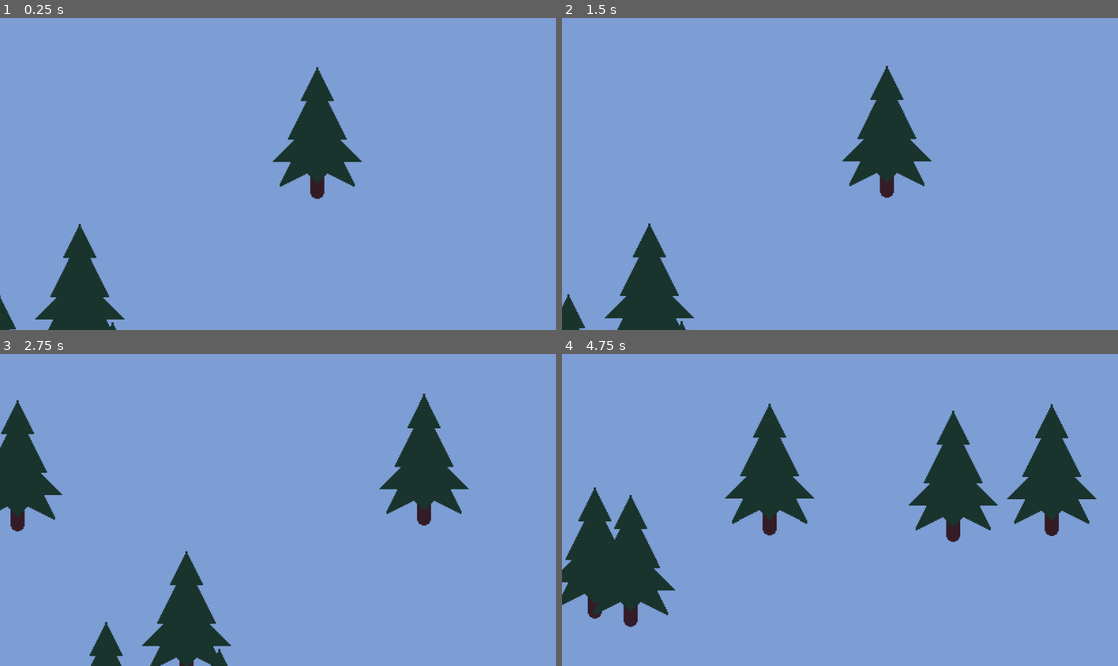
Above: before the commit, frames 1-4 (two rows, left to right).
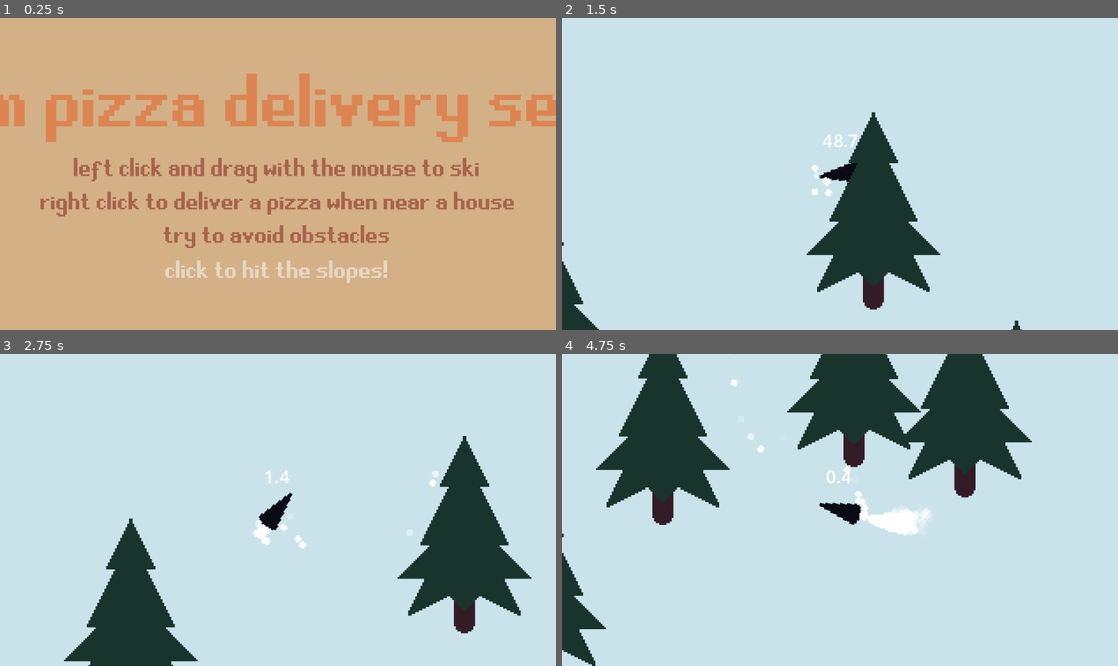
Above: after the commit, the same moments.

Repository: SpeakWithPlants/ld53
Game: Godot game, scene res://scenes/main.tscn
Two runs of this game, one before a commit and one after it. Both use one fixed random seed, a clock stepped at 60 frames per second and the inputs below.
Inputs (mouse positions are in pixels of both pictures, inside the frame that each line leads up to):
- Up to frame 1 (0.25 s): no input
- Up to frame 2 (1.5 s): tap Enter at 0.5, 1.25 s; move the mouse to (962, 158) at 0.52 s; press the mouse at (962, 158) at 0.53 s; right-click (962, 158) at 0.8 s; move the mouse to (728, 189) at 1.27 s; release the mouse at (728, 189) at 1.28 s; right-click (728, 189) at 1.35 s
- Up to frame 3 (2.75 s): click (166, 525) at 1.55 s; tap Enter at 2 s; move the mouse to (333, 441) at 2.02 s; press the mouse at (333, 441) at 2.03 s; right-click (333, 441) at 2.3 s
- Up to frame 4 (4.75 s): tap Enter at 2.75, 3.5, 4.25 s; move the mouse to (812, 572) at 2.77 s; release the mouse at (812, 572) at 2.78 s; right-click (812, 572) at 2.85 s; click (812, 572) at 3.05 s; move the mouse to (1006, 556) at 3.52 s; press the mouse at (1006, 556) at 3.53 s; right-click (1006, 556) at 3.8 s; move the mouse to (673, 463) at 4.27 s; release the mouse at (673, 463) at 4.28 s; right-click (673, 463) at 4.35 s; click (673, 463) at 4.55 s

The runs differ from the first frame. In frame 1, 100% of the frame differs, in the area x 0-100%, y 0-100%; in frame 2, 99%; in frame 3, 99%; in frame 4, 99%.

Commit message:
Fixed ui animations

Diff:
--- a/project.godot
+++ b/project.godot
@@ -20,7 +20,7 @@
 window/size/viewport_width=948
 window/size/viewport_height=533
 window/size/mode=2
-window/stretch/scale=2.0
+window/stretch/scale=3.0
 
 [filesystem]
 
--- a/scenes/delivery_ping.gd
+++ b/scenes/delivery_ping.gd
@@ -1,7 +1,7 @@
 extends Node2D
 
-const max_point_value = 250.0
-const bonus_point_value = 50.0
+const max_point_value = 100.0
+const bonus_point_value = 10.0
 
 var point_value = max_point_value
 
--- a/scenes/delivery_ping.tscn
+++ b/scenes/delivery_ping.tscn
@@ -57,7 +57,7 @@
 theme_override_colors/font_outline_color = Color(0, 0.741176, 0.627451, 1)
 theme_override_constants/outline_size = 8
 theme_override_fonts/font = ExtResource("2_cwcd4")
-theme_override_font_sizes/font_size = 64
+theme_override_font_sizes/font_size = 48
 text = "+200"
 horizontal_alignment = 1
 vertical_alignment = 1
--- /dev/null
+++ b/scenes/flag.tscn
@@ -0,0 +1,9 @@
+[gd_scene load_steps=2 format=3 uid="uid://v7kmg5u22awo"]
+
+[ext_resource type="Texture2D" uid="uid://cwjam6u1td5sa" path="res://assets/sprites/flag.png" id="1_evlgw"]
+
+[node name="flag" type="Node2D"]
+
+[node name="sprite" type="Sprite2D" parent="."]
+position = Vector2(10, -27)
+texture = ExtResource("1_evlgw")
--- a/scenes/house.gd
+++ b/scenes/house.gd
@@ -1,12 +1,16 @@
 extends StaticBody2D
 
 const delivery_ping_scn = preload("res://scenes/delivery_ping.tscn")
+const collision_penalty = 50
+
+var ui
 
 @onready var delivery_area = $delivery_area
 @onready var delivery_area_collider = $delivery_area/collider
 
 
 func _ready():
+	ui = get_tree().get_first_node_in_group("ui")
 	delivery_area.connect("body_entered", _on_delivery_area_body_entered)
 	delivery_area.connect("body_exited", _on_delivery_area_body_exited)
 	pass
@@ -14,16 +18,23 @@
 
 func _on_delivery(player):
 	delivery_area_collider.disabled = true
-	var ping_pos = (player.global_position + global_position) / 2.0
 	var dist = global_position.distance_to(player.global_position)
 	var dist_prop = dist / delivery_area_collider.shape.radius
 	var new_ping = delivery_ping_scn.instantiate()
 	var point_value = new_ping.max_point_value * (1.0 - dist_prop) + new_ping.bonus_point_value
 	new_ping.point_value = point_value
-	var ui = get_tree().get_first_node_in_group("ui")
 	add_child(new_ping)
 	new_ping.global_position = player.global_position
 	ui.add_score(point_value)
+	pass
+
+
+func _on_collision(_player):
+	var new_ping = delivery_ping_scn.instantiate()
+	new_ping.point_value = -collision_penalty
+	add_child(new_ping)
+	new_ping.global_position = global_position
+	ui.add_score(-collision_penalty)
 	pass
 
 
--- a/scenes/level.gd
+++ b/scenes/level.gd
@@ -6,10 +6,12 @@
 const tree_space = 60
 const fence_height = 32
 const endzone_height = 200
+const flag_space = 100
 const fence_scn = preload("res://scenes/fence.tscn")
 const tree_scn = preload("res://scenes/tree.tscn")
 const house_scn = preload("res://scenes/house.tscn")
 const endzone_scn = preload("res://scenes/endzone.tscn")
+const flag_scn = preload("res://scenes/flag.tscn")
 
 var noise
 var course_width
@@ -20,7 +22,6 @@
 func _ready():
 	noise = FastNoiseLite.new()
 	noise.noise_type = FastNoiseLite.TYPE_PERLIN
-	generate_level(10, 2.0)
 	pass
 
 
@@ -62,7 +63,7 @@
 	var x_start = -course_width / 2.0 + tree_space
 	var x_end = course_width / 2.0 - tree_space
 	for x in range(x_start, x_end, tree_space):
-		for y in range(0, course_length - house_space, tree_space * 2.0):
+		for y in range(house_space, course_length - house_space, tree_space * 2.0):
 			var noise_at_pos = noise.get_noise_2d(x, y)
 			var spawn_chance = noise_at_pos * tree_density
 			if randf() < spawn_chance:
@@ -78,6 +79,11 @@
 	new_endzone.set_corners(top_left, bottom_right)
 	add_child(new_endzone)
 	endzone = new_endzone
+	var flag_x = -course_width / 2.0
+	while flag_x < course_width / 2.0 - flag_space:
+		flag_x += flag_space
+		var flag_pos = Vector2(flag_x, top_left.y)
+		_add_flag_at(flag_pos)
 	pass
 
 
@@ -103,3 +109,10 @@
 	new_tree.global_position = pos
 	add_child(new_tree)
 	pass
+
+
+func _add_flag_at(pos):
+	var new_flag = flag_scn.instantiate()
+	new_flag.global_position = pos
+	add_child(new_flag)
+	pass
--- a/scenes/main.gd
+++ b/scenes/main.gd
@@ -1,12 +1,46 @@
 extends Node2D
 
+const player_scn = preload("res://scenes/player.tscn")
 const level_scn = preload("res://scenes/level.tscn")
+
+var player
+var level
+
+@onready var camera = $camera
+@onready var ui = $camera/ui
 
 
 func _ready():
-	var level = level_scn.instantiate()
+	pass
+
+
+func _process(_delta):
+	camera.global_position = Vector2.DOWN * 1000
+	if player != null:
+		camera.global_position = player.global_position
+	pass
+
+
+func _physics_process(_delta):
+	if Input.is_action_just_pressed("mouse_left") or Input.is_action_just_pressed("mouse_right"):
+		if ui != null and (ui.state == "start_screen" or ui.state == "replay_screen"):
+			start()
+			ui.reset()
+			ui.anim.play("hide_ui")
+			await ui.anim.animation_finished
+			player.halted = false
+			pass
+	pass
+
+
+func start():
+	player = player_scn.instantiate()
+	add_child(player)
+	if level != null:
+		level.queue_free()
+	level = level_scn.instantiate()
 	add_child(level)
-	await level.ready
+	await level.generate_level(10, 3.0)
 	level.endzone.connect("body_entered", _on_body_entered_endzone)
 	pass
 
@@ -14,5 +48,9 @@
 func _on_body_entered_endzone(body):
 	if body is Player:
 		# do finish here
+		ui.counting = false
+		body.halted = true
+		await get_tree().create_timer(1).timeout
+		ui.stop()
 		pass
 	pass
--- a/scenes/main.tscn
+++ b/scenes/main.tscn
@@ -1,27 +1,13 @@
-[gd_scene load_steps=5 format=3 uid="uid://citan4xh2bwjy"]
+[gd_scene load_steps=3 format=3 uid="uid://citan4xh2bwjy"]
 
 [ext_resource type="Script" path="res://scenes/main.gd" id="1_8di1l"]
-[ext_resource type="PackedScene" uid="uid://bxddehpx6jw55" path="res://scenes/player.tscn" id="2_73g8t"]
-[ext_resource type="PackedScene" uid="uid://b4fva8lsbck8o" path="res://scenes/level.tscn" id="3_7pqg3"]
 [ext_resource type="PackedScene" uid="uid://ck2oah7a38n8g" path="res://scenes/ui.tscn" id="4_rj67c"]
 
 [node name="main" type="Node2D"]
 y_sort_enabled = true
 script = ExtResource("1_8di1l")
 
-[node name="level" parent="." instance=ExtResource("3_7pqg3")]
+[node name="camera" type="Camera2D" parent="."]
 
-[node name="player" parent="." instance=ExtResource("2_73g8t")]
-
-[node name="camera" type="Camera2D" parent="player"]
-
-[node name="ui" parent="player/camera" groups=["ui"] instance=ExtResource("4_rj67c")]
-anchors_preset = 5
-anchor_left = 0.5
-anchor_right = 0.5
-anchor_bottom = 0.0
-offset_top = -251.0
-offset_bottom = -251.0
-grow_vertical = 1
-size_flags_horizontal = 4
-mouse_filter = 1
+[node name="ui" parent="camera" instance=ExtResource("4_rj67c")]
+z_index = 2
--- a/scenes/player.gd
+++ b/scenes/player.gd
@@ -2,6 +2,7 @@
 class_name Player
 
 signal deliver(player)
+signal obstacle_collision(player, obstacle)
 
 const max_speed = 850.0
 const gravity = 800.0
@@ -11,15 +12,21 @@
 
 var use_mouse = false
 var direction = Vector2.RIGHT
+var halted = true
+var recovering = false
 
 @onready var sprite = $sprite
 @onready var trail = $sprite/trail
 @onready var shred = $sprite/shred
 @onready var speed_label = $speed_label
+@onready var collider = $collider
+@onready var recover_timer = $recover_timer
 
 func _ready():
 	trail.emitting = false
 	shred.emitting = false
+	var ui = get_tree().get_first_node_in_group("ui")
+	connect("obstacle_collision", ui._on_obstacle_collision)
 	pass
 
 
@@ -32,6 +39,7 @@
 	_get_delivery_input()
 	_update_direction(delta)
 	_update_velocity(delta)
+	_handle_collisions()
 	move_and_slide()
 	pass
 
@@ -43,6 +51,12 @@
 
 
 func _update_direction(delta):
+	if halted:
+		if direction.dot(Vector2.RIGHT) > 0:
+			direction = Vector2.RIGHT
+		else:
+			direction = Vector2.LEFT
+		return
 	var target_direction = get_target_direction()
 	if target_direction == Vector2.ZERO:
 		target_direction = direction
@@ -60,6 +74,9 @@
 
 
 func _update_velocity(delta):
+	if halted:
+		velocity = velocity.move_toward(Vector2.ZERO, friction * 10.0 * delta)
+		return
 	var downhill_dot = direction.dot(Vector2.DOWN)
 	var downhill_multiplier = sign(downhill_dot) * sqrt(abs(downhill_dot))
 	var friction_multiplier = 1.0 - max(0.0, downhill_dot)
@@ -70,6 +87,21 @@
 	speed = move_toward(speed, 0, friction_multiplier * friction * delta)
 	speed = clamp(speed, -current_max_speed, current_max_speed)
 	velocity = velocity.move_toward(direction * speed, control * delta)
+	pass
+
+
+func _handle_collisions():
+	if velocity.length() > max_speed * 0.2 and recover_timer.is_stopped():
+		recovering = false
+	if recovering:
+		return
+	var collisions = get_slide_collision_count()
+	if collisions > 0:
+		recovering = true
+		recover_timer.stop()
+		recover_timer.start()
+		var obstacle = get_slide_collision(0).get_collider()
+		emit_signal("obstacle_collision", self, obstacle)
 	pass
 
 
--- a/scenes/player.tscn
+++ b/scenes/player.tscn
@@ -66,3 +66,6 @@
 
 [node name="collider" type="CollisionShape2D" parent="."]
 shape = SubResource("CircleShape2D_tu6w7")
+
+[node name="recover_timer" type="Timer" parent="."]
+one_shot = true
--- /dev/null
+++ b/scenes/tree.gd
@@ -0,0 +1,19 @@
+extends StaticBody2D
+
+const delivery_ping_scn = preload("res://scenes/delivery_ping.tscn")
+const collision_penalty = 20
+
+var ui
+
+func _ready():
+	ui = get_tree().get_first_node_in_group("ui")
+	pass
+
+
+func _on_collision(_player):
+	var new_ping = delivery_ping_scn.instantiate()
+	new_ping.point_value = -collision_penalty
+	add_child(new_ping)
+	new_ping.global_position = global_position
+	ui.add_score(-collision_penalty)
+	pass
--- a/scenes/tree.tscn
+++ b/scenes/tree.tscn
@@ -1,11 +1,13 @@
-[gd_scene load_steps=3 format=3 uid="uid://dflpnij7x854e"]
+[gd_scene load_steps=4 format=3 uid="uid://dflpnij7x854e"]
 
 [ext_resource type="Texture2D" uid="uid://blb7j4a6876ud" path="res://assets/sprites/tree.png" id="1_erjbg"]
+[ext_resource type="Script" path="res://scenes/tree.gd" id="1_i71vb"]
 
 [sub_resource type="CircleShape2D" id="CircleShape2D_k3e3k"]
 radius = 6.0
 
 [node name="tree" type="StaticBody2D"]
+script = ExtResource("1_i71vb")
 
 [node name="sprite" type="Sprite2D" parent="."]
 position = Vector2(0, -57)
--- a/scenes/ui.gd
+++ b/scenes/ui.gd
@@ -2,13 +2,23 @@
 
 const decay_rate = 5.0
 
+var state = "start_screen"
 var counting = false
 var total_score = 0
+var personal_best_score = 0
 var elapsed = 0
 
 @onready var total_score_label = $total_score_label
-@onready var end_score_label = $bg/end_screen/vbox/end_score
+@onready var end_screen = $end_screen
+@onready var end_score_label = $end_screen/vbox/end_score
+@onready var best_score_label = $end_screen/vbox/hbox/best_score
 @onready var anim = $anim
+
+
+func _ready():
+	end_screen.visible = false
+	anim.connect("animation_finished", _on_animation_finished)
+	pass
 
 
 func _process(delta):
@@ -22,13 +32,35 @@
 
 
 func add_score(score):
-	total_score += score
+	total_score = max(0, total_score + score)
 	pass
 
 
 func stop():
 	counting = false
 	elapsed = 0
-	end_score_label = "%d" % total_score
-	anim.play("show_ui")
+	end_score_label.text = "%d" % total_score
+	personal_best_score = max(personal_best_score, total_score)
+	best_score_label.text = "%d" % personal_best_score
+	anim.play("show_end_ui")
+	end_screen.visible = true
 	pass
+
+
+func reset():
+	total_score = 0
+	pass
+
+
+func _on_obstacle_collision(player, obstacle):
+	if obstacle.has_method("_on_collision"):
+		obstacle._on_collision(player)
+	pass
+
+
+func _on_animation_finished(anim_name):
+	if anim_name == "hide_ui":
+		state = "playing"
+	elif anim_name == "show_end_ui":
+		state = "replay_screen"
+	pass
--- a/scenes/ui.tscn
+++ b/scenes/ui.tscn
@@ -1,69 +1,61 @@
-[gd_scene load_steps=7 format=3 uid="uid://ck2oah7a38n8g"]
+[gd_scene load_steps=6 format=3 uid="uid://ck2oah7a38n8g"]
 
 [ext_resource type="FontFile" uid="uid://cfjpdm630h17s" path="res://assets/fonts/runescape_uf.ttf" id="1_1hrav"]
 [ext_resource type="Script" path="res://scenes/ui.gd" id="1_pl28k"]
 
+[sub_resource type="Animation" id="Animation_0i5cq"]
+resource_name = "hide_ui"
+length = 0.2
+tracks/0/type = "value"
+tracks/0/imported = false
+tracks/0/enabled = true
+tracks/0/path = NodePath("end_screen:position")
+tracks/0/interp = 1
+tracks/0/loop_wrap = true
+tracks/0/keys = {
+"times": PackedFloat32Array(0, 0.2),
+"transitions": PackedFloat32Array(0.5, 1),
+"update": 0,
+"values": [Vector2(-474, -266.5), Vector2(-474, 300)]
+}
+tracks/1/type = "value"
+tracks/1/imported = false
+tracks/1/enabled = true
+tracks/1/path = NodePath("start_screen:position")
+tracks/1/interp = 1
+tracks/1/loop_wrap = true
+tracks/1/keys = {
+"times": PackedFloat32Array(0, 0.2),
+"transitions": PackedFloat32Array(0.5, 1),
+"update": 0,
+"values": [Vector2(-474, -266.5), Vector2(-474, 300)]
+}
+
 [sub_resource type="Animation" id="Animation_jdl70"]
-resource_name = "show_ui"
+resource_name = "show_end_ui"
 length = 0.5
 tracks/0/type = "value"
 tracks/0/imported = false
 tracks/0/enabled = true
-tracks/0/path = NodePath("bg:position")
+tracks/0/path = NodePath("end_screen:position")
 tracks/0/interp = 1
 tracks/0/loop_wrap = true
 tracks/0/keys = {
 "times": PackedFloat32Array(0, 0.5),
 "transitions": PackedFloat32Array(0.5, 1),
 "update": 0,
-"values": [Vector2(0, 650), Vector2(0, 0)]
-}
-
-[sub_resource type="Animation" id="Animation_7jrvh"]
-length = 0.001
-tracks/0/type = "value"
-tracks/0/imported = false
-tracks/0/enabled = true
-tracks/0/path = NodePath("bg:position")
-tracks/0/interp = 1
-tracks/0/loop_wrap = true
-tracks/0/keys = {
-"times": PackedFloat32Array(0),
-"transitions": PackedFloat32Array(1),
-"update": 0,
-"values": [Vector2(0, 0)]
-}
-
-[sub_resource type="Animation" id="Animation_0i5cq"]
-resource_name = "hide_ui"
-length = 0.2
-tracks/0/type = "value"
-tracks/0/imported = false
-tracks/0/enabled = true
-tracks/0/path = NodePath("bg:position")
-tracks/0/interp = 1
-tracks/0/loop_wrap = true
-tracks/0/keys = {
-"times": PackedFloat32Array(0, 0.2),
-"transitions": PackedFloat32Array(0.5, 1),
-"update": 0,
-"values": [Vector2(0, 0), Vector2(0, 650)]
+"values": [Vector2(-474, 400), Vector2(-474, -266.5)]
 }
 
 [sub_resource type="AnimationLibrary" id="AnimationLibrary_uiq2r"]
 _data = {
-"RESET": SubResource("Animation_7jrvh"),
 "hide_ui": SubResource("Animation_0i5cq"),
-"show_ui": SubResource("Animation_jdl70")
-}
-
-[node name="ui" type="Control"]
+"show_end_ui": SubResource("Animation_jdl70")
+}
+
+[node name="ui" type="Control" groups=["ui"]]
 layout_mode = 3
-anchors_preset = 15
-anchor_right = 1.0
-anchor_bottom = 1.0
-grow_horizontal = 2
-grow_vertical = 2
+anchors_preset = 0
 script = ExtResource("1_pl28k")
 
 [node name="total_score_label" type="Label" parent="."]
@@ -71,42 +63,54 @@
 anchors_preset = 5
 anchor_left = 0.5
 anchor_right = 0.5
-offset_left = -20.0
-offset_right = 20.0
-offset_bottom = 67.0
+offset_left = -52.0
+offset_top = -156.0
+offset_right = 52.0
+offset_bottom = -89.0
 grow_horizontal = 2
 theme_override_colors/font_outline_color = Color(0.4, 0.603922, 0.545098, 1)
 theme_override_constants/outline_size = 8
 theme_override_fonts/font = ExtResource("1_1hrav")
-theme_override_font_sizes/font_size = 64
+theme_override_font_sizes/font_size = 48
 text = "1000"
 horizontal_alignment = 1
 vertical_alignment = 1
 
-[node name="bg" type="Node2D" parent="."]
-
-[node name="color_rect" type="ColorRect" parent="bg"]
-custom_minimum_size = Vector2(1500, 600)
-anchors_preset = 8
-anchor_left = 0.5
-anchor_top = 0.5
-anchor_right = 0.5
-anchor_bottom = 0.5
-offset_right = 948.0
-offset_bottom = 533.0
-grow_horizontal = 2
-grow_vertical = 2
-color = Color(0.490196, 0.619608, 0.831373, 1)
-
-[node name="end_screen" type="Control" parent="bg"]
-layout_mode = 3
-anchors_preset = 0
-offset_right = 948.0
-offset_bottom = 533.0
+[node name="end_screen" type="Control" parent="."]
+custom_minimum_size = Vector2(948, 533)
+layout_mode = 1
+anchors_preset = 8
+anchor_left = 0.5
+anchor_top = 0.5
+anchor_right = 0.5
+anchor_bottom = 0.5
+offset_left = -474.0
+offset_top = -266.5
+offset_right = 474.0
+offset_bottom = 266.5
+grow_horizontal = 2
+grow_vertical = 2
 size_flags_horizontal = 6
 size_flags_vertical = 6
-
-[node name="vbox" type="VBoxContainer" parent="bg/end_screen"]
+mouse_filter = 2
+
+[node name="color_rect" type="ColorRect" parent="end_screen"]
+custom_minimum_size = Vector2(1500, 600)
+layout_mode = 1
+anchors_preset = 8
+anchor_left = 0.5
+anchor_top = 0.5
+anchor_right = 0.5
+anchor_bottom = 0.5
+offset_left = -750.0
+offset_top = -300.0
+offset_right = 750.0
+offset_bottom = 300.0
+grow_horizontal = 2
+grow_vertical = 2
+color = Color(0.490196, 0.619608, 0.831373, 1)
+
+[node name="vbox" type="VBoxContainer" parent="end_screen"]
 layout_mode = 1
 anchors_preset = 8
 anchor_left = 0.5
@@ -120,21 +124,137 @@
 grow_horizontal = 2
 grow_vertical = 2
 
-[node name="end_text" type="Label" parent="bg/end_screen/vbox"]
-layout_mode = 2
-theme_override_colors/font_color = Color(0.694118, 0.85098, 1, 1)
-theme_override_fonts/font = ExtResource("1_1hrav")
-theme_override_font_sizes/font_size = 64
-text = "Your total score is:"
-horizontal_alignment = 1
-vertical_alignment = 1
-
-[node name="end_score" type="Label" parent="bg/end_screen/vbox"]
+[node name="end_text" type="Label" parent="end_screen/vbox"]
+layout_mode = 2
+theme_override_colors/font_color = Color(0.615686, 0.847059, 0.901961, 1)
+theme_override_fonts/font = ExtResource("1_1hrav")
+theme_override_font_sizes/font_size = 48
+text = "your score:"
+horizontal_alignment = 1
+vertical_alignment = 1
+
+[node name="end_score" type="Label" parent="end_screen/vbox"]
 layout_mode = 2
 theme_override_colors/font_color = Color(0.788235, 0.941176, 0.956863, 1)
 theme_override_fonts/font = ExtResource("1_1hrav")
-theme_override_font_sizes/font_size = 64
+theme_override_font_sizes/font_size = 48
 text = "1000"
+horizontal_alignment = 1
+vertical_alignment = 1
+
+[node name="hbox" type="HBoxContainer" parent="end_screen/vbox"]
+layout_mode = 2
+alignment = 1
+
+[node name="best_text" type="Label" parent="end_screen/vbox/hbox"]
+layout_mode = 2
+theme_override_colors/font_color = Color(0.901961, 0.756863, 0.611765, 1)
+theme_override_fonts/font = ExtResource("1_1hrav")
+theme_override_font_sizes/font_size = 16
+text = "personal best: "
+horizontal_alignment = 1
+vertical_alignment = 1
+
+[node name="best_score" type="Label" parent="end_screen/vbox/hbox"]
+layout_mode = 2
+theme_override_colors/font_color = Color(0.901961, 0.843137, 0.756863, 1)
+theme_override_fonts/font = ExtResource("1_1hrav")
+theme_override_font_sizes/font_size = 16
+text = "0"
+horizontal_alignment = 1
+vertical_alignment = 1
+
+[node name="end_prompt" type="Label" parent="end_screen/vbox"]
+layout_mode = 2
+theme_override_colors/font_color = Color(0.615686, 0.847059, 0.901961, 1)
+theme_override_fonts/font = ExtResource("1_1hrav")
+theme_override_font_sizes/font_size = 16
+text = "post your best score to compare with other players!"
+horizontal_alignment = 1
+vertical_alignment = 1
+
+[node name="end_prompt2" type="Label" parent="end_screen/vbox"]
+layout_mode = 2
+theme_override_colors/font_color = Color(0.901961, 0.756863, 0.611765, 1)
+theme_override_fonts/font = ExtResource("1_1hrav")
+theme_override_font_sizes/font_size = 16
+text = "click to play again"
+horizontal_alignment = 1
+vertical_alignment = 1
+
+[node name="start_screen" type="Control" parent="."]
+custom_minimum_size = Vector2(948, 533)
+layout_mode = 1
+anchors_preset = 8
+anchor_left = 0.5
+anchor_top = 0.5
+anchor_right = 0.5
+anchor_bottom = 0.5
+offset_left = -474.0
+offset_top = -266.5
+offset_right = 474.0
+offset_bottom = 266.5
+grow_horizontal = 2
+grow_vertical = 2
+mouse_filter = 2
+
+[node name="color_rect" type="ColorRect" parent="start_screen"]
+custom_minimum_size = Vector2(1500, 600)
+layout_mode = 1
+anchors_preset = 8
+anchor_left = 0.5
+anchor_top = 0.5
+anchor_right = 0.5
+anchor_bottom = 0.5
+offset_left = -750.0
+offset_top = -300.0
+offset_right = 750.0
+offset_bottom = 300.0
+grow_horizontal = 2
+grow_vertical = 2
+color = Color(0.831373, 0.690196, 0.529412, 1)
+
+[node name="vbox" type="VBoxContainer" parent="start_screen"]
+layout_mode = 1
+anchors_preset = 8
+anchor_left = 0.5
+anchor_top = 0.5
+anchor_right = 0.5
+anchor_bottom = 0.5
+offset_left = -332.0
+offset_top = -107.5
+offset_right = 332.0
+offset_bottom = 107.5
+grow_horizontal = 2
+grow_vertical = 2
+alignment = 1
+
+[node name="title_text" type="Label" parent="start_screen/vbox"]
+layout_mode = 2
+theme_override_colors/font_color = Color(0.866667, 0.521569, 0.321569, 1)
+theme_override_fonts/font = ExtResource("1_1hrav")
+theme_override_font_sizes/font_size = 48
+text = "slalom pizza delivery service"
+horizontal_alignment = 1
+vertical_alignment = 1
+
+[node name="instructions_text" type="Label" parent="start_screen/vbox"]
+layout_mode = 2
+theme_override_colors/font_color = Color(0.658824, 0.388235, 0.298039, 1)
+theme_override_fonts/font = ExtResource("1_1hrav")
+theme_override_font_sizes/font_size = 16
+text = "left click and drag with the mouse to ski
+right click to deliver a pizza when near a house
+try to avoid obstacles"
+horizontal_alignment = 1
+vertical_alignment = 1
+
+[node name="start_prompt" type="Label" parent="start_screen/vbox"]
+layout_mode = 2
+theme_override_colors/font_color = Color(0.901961, 0.843137, 0.756863, 1)
+theme_override_fonts/font = ExtResource("1_1hrav")
+theme_override_font_sizes/font_size = 16
+text = "click to hit the slopes!"
 horizontal_alignment = 1
 vertical_alignment = 1
 
Renamed: assets/cabin.aseprite -> assets/sprites/cabin.aseprite
Renamed: assets/fence.aseprite -> assets/sprites/fence.aseprite
Binary file added: assets/sprites/flag.aseprite
Binary file added: assets/sprites/flag.png
Not shown, added: assets/sprites/flag.png.import
Renamed: assets/skiier.aseprite -> assets/sprites/skiier.aseprite
Renamed: assets/snow_trail.aseprite -> assets/sprites/snow_trail.aseprite
Renamed: assets/tree.aseprite -> assets/sprites/tree.aseprite
